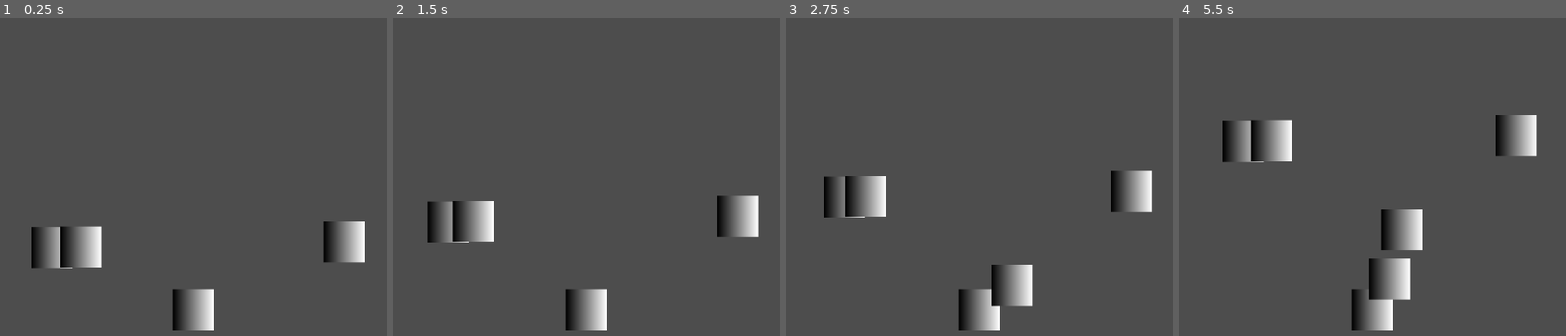
Above: before the commit, frames 1-4 (left to right).
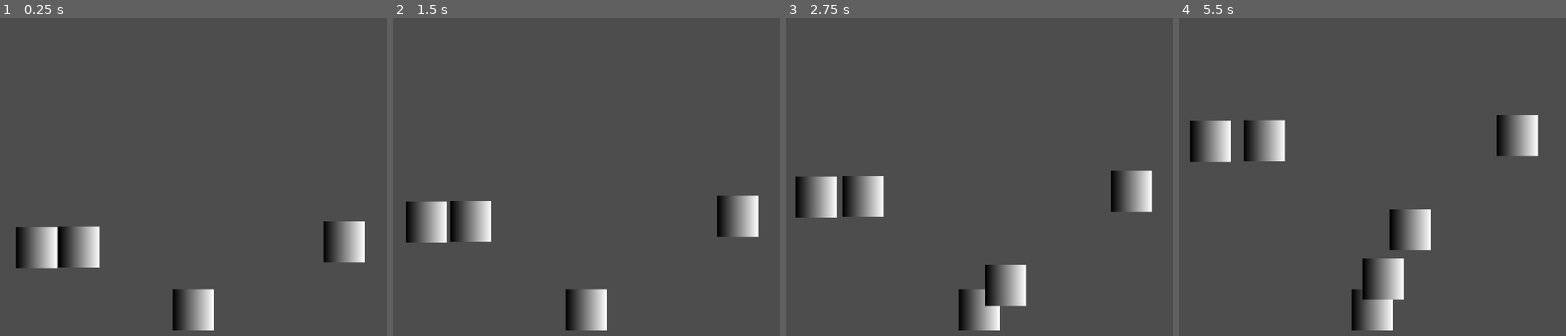
Above: after the commit, the same moments.

Repository: The-breakbar/Blub-Blub-Pop
Game: Godot game, scene res://scenes/main.tscn
The game is run twice, just before and just after one commit, with the same random seed, the same clock (stepped at 60 frames per second) and the same inputs.
Inputs:
- Up to frame 1 (0.25 s): no input
- Up to frame 2 (1.5 s): no input
- Up to frame 3 (2.75 s): no input
- Up to frame 4 (5.5 s): no input

The runs differ from the first frame. In frame 1, 1.4% of the frame differs, in the area x 4-27%, y 65-79%; in frame 2, 1.4%; in frame 3, 3.0%; in frame 4, 6.2%, in the area x 2-93%, y 30-89%.

Commit message:
small updates

Diff:
--- a/scenes/bubble.tscn
+++ b/scenes/bubble.tscn
@@ -18,9 +18,9 @@
 script = ExtResource("1_rqeq3")
 max_y_speed = 28.378
 jiggle_width = 82.973
-width_var = 0.233
+width_variation = 0.252
 jiggle_speed = 5.495
-speed_var = 0.24
+speed_variation = 0.25
 
 [node name="Sprite2D" type="Sprite2D" parent="."]
 position = Vector2(0, -32)
--- a/scripts/bubble.gd
+++ b/scripts/bubble.gd
@@ -2,17 +2,21 @@
 
 @export_range(0, 200) var max_y_speed: float = 50
 @export_range(0, 100) var jiggle_width: float = 10
-@export_range(0, 0.5) var width_var: float = 0.0
+@export_range(0, 0.5) var width_variation: float = 0.0
 @export_range(0, 10) var jiggle_speed: float = 10
-@export_range(0, 0.5) var speed_var: float = 0.0
+@export_range(0, 0.5) var speed_variation: float = 0.0
 
 var time: float = 0
 
+func bubble_popped():
+	# Delete node
+	queue_free()
+
 func _ready():
+	# Initialize randomized start state
 	time = randf() * 1000
-
-	jiggle_width = jiggle_width * randf_range(1 - width_var / 2, 1 + width_var / 2)
-	jiggle_speed = jiggle_speed * randf_range(1 - speed_var / 2, 1 + speed_var / 2)
+	jiggle_width = jiggle_width * randf_range(1 - width_variation / 2, 1 + width_variation / 2)
+	jiggle_speed = jiggle_speed * randf_range(1 - speed_variation / 2, 1 + speed_variation / 2)
 
 func _process(_delta):
 	pass
@@ -24,12 +28,10 @@
 	linear_velocity.x = jiggle_width * sin(jiggle_speed * time)
 
 func _integrate_forces(state):
-
 	# Clamp the vertical velocity
 	var y_speed = min(abs(max_y_speed), abs(state.linear_velocity.y))
 	y_speed = y_speed * sign(state.linear_velocity.y)
 	state.linear_velocity.y = y_speed
 
 func _on_button_pressed():
-	# Delete node
-	queue_free()
+	bubble_popped()
